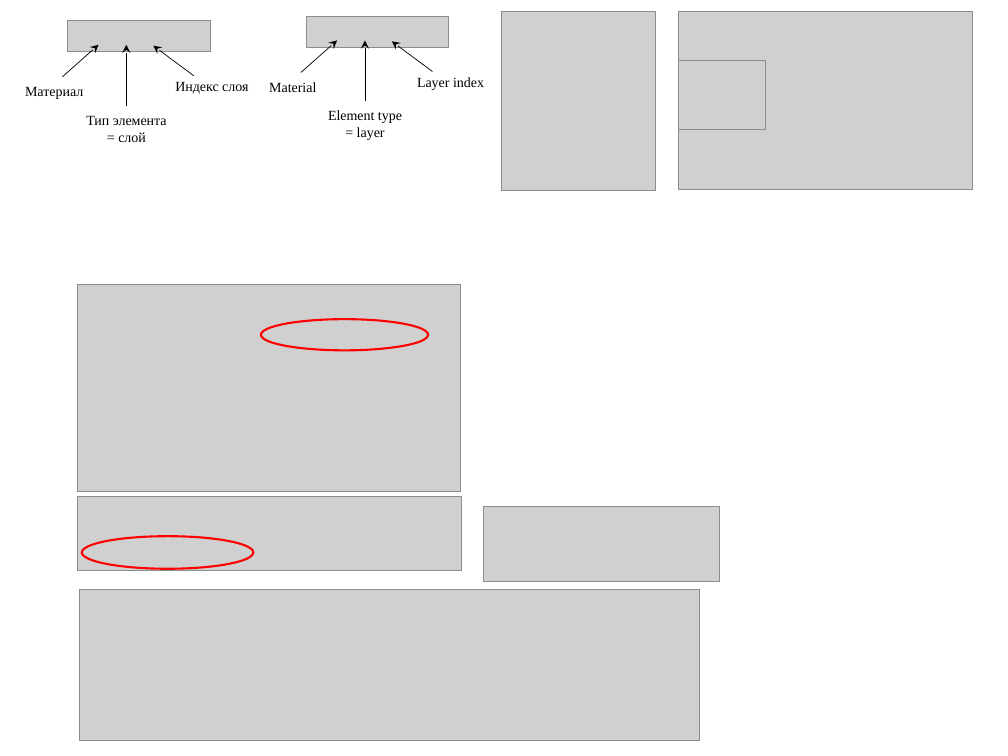
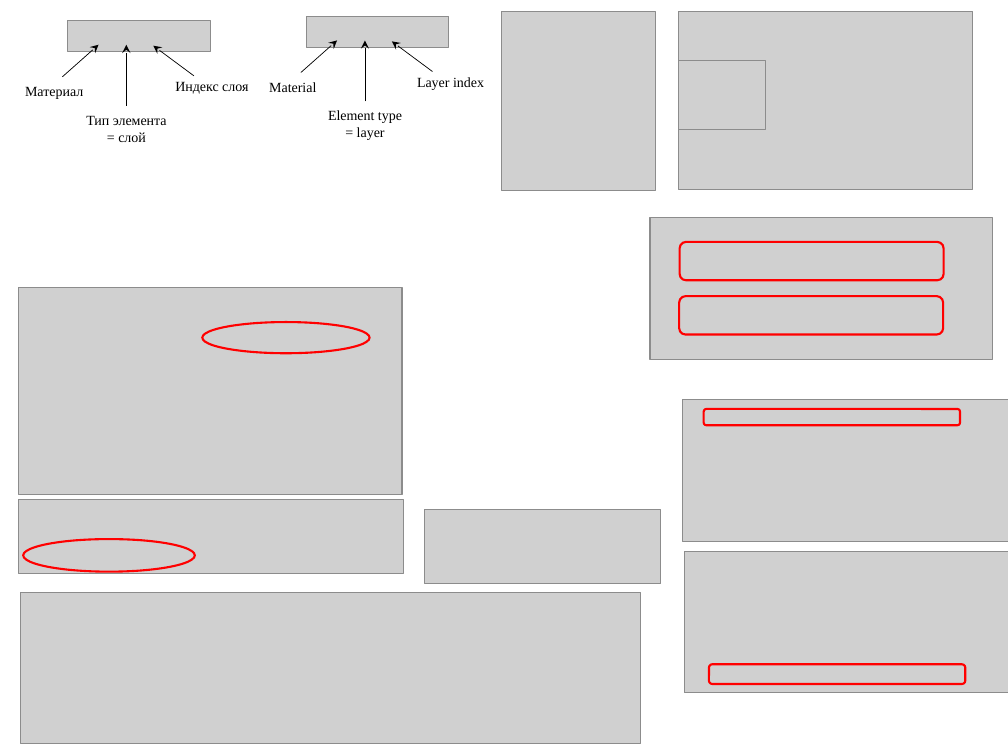
Before and after one commit to svech/Multifitting, a slide deck: slide 10 of manual/Pictures 2.0/Pictures 2.0.pptx. Drawn at 1008x756 pixels with LibreOffice and Linux fonts; fonts in the diff are those of the drawing; grey boxes stand for pictures. Boxes give left, top, right and bottom in pixels: in the first picture for what was removed or moved away, otherwise in the second. Text is boxed around its words. In the diff, an @@ line names an element or a change of style, - is before the commit and + after.

```diff
--- a/manual/Pictures 2.0/Pictures 2.0.pptx
+++ b/manual/Pictures 2.0/Pictures 2.0.pptx
@@ picture added at (650, 218, 993, 360) @@
@@ rounded rectangle added at (679, 242, 943, 280), outline #FF0000 1.5 pt @@
@@ rounded rectangle added at (679, 296, 943, 335), outline #FF0000 1.5 pt @@
@@ picture added at (682, 400, 1008, 542) @@
@@ rounded rectangle added at (704, 409, 960, 425), outline #FF0000 1.5 pt @@
@@ 4 pictures, 2 ellipses: place and size @@
-4 pictures, 2 ellipses at (77, 284, 720, 741)
+4 pictures, 2 ellipses at (18, 287, 660, 744)
@@ picture added at (684, 551, 1008, 694) @@
@@ rounded rectangle added at (709, 664, 965, 684), outline #FF0000 1.5 pt @@
```
Also in this commit, not shown: 1 slide added, 1 slide removed, 2 other files.
